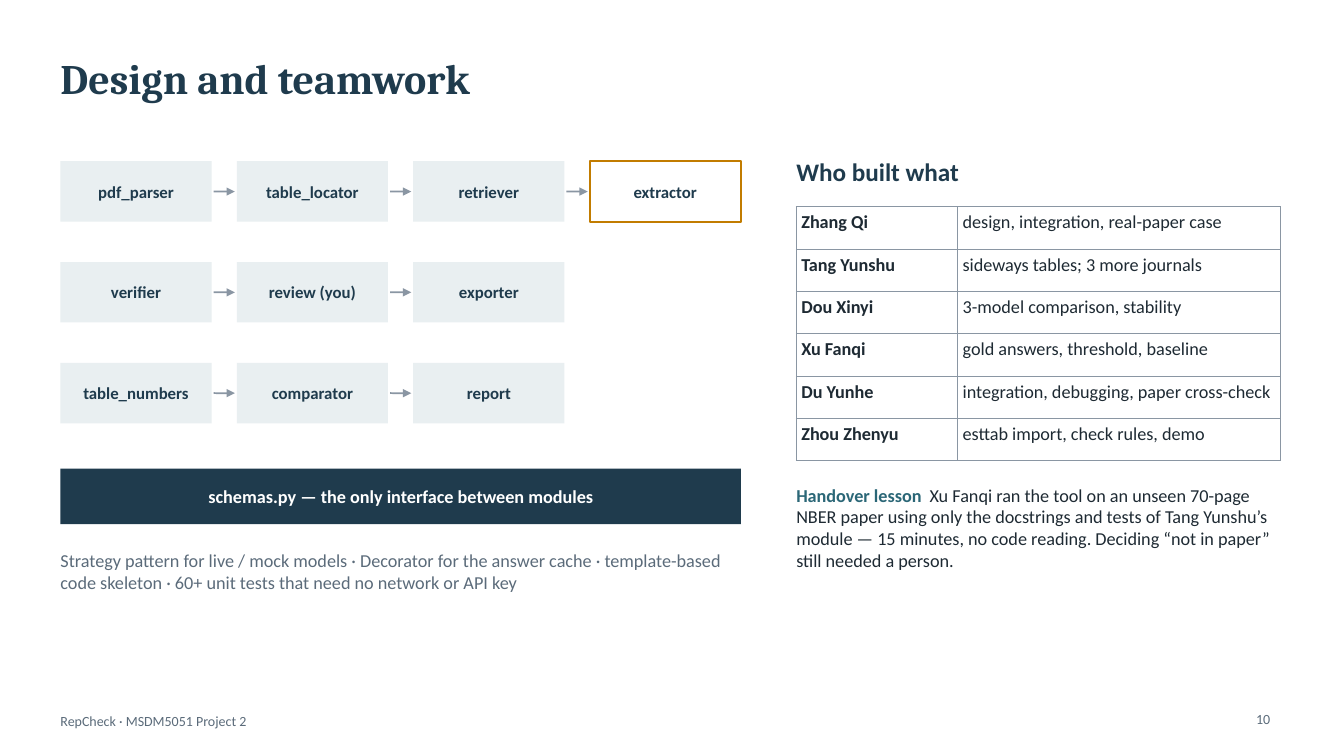
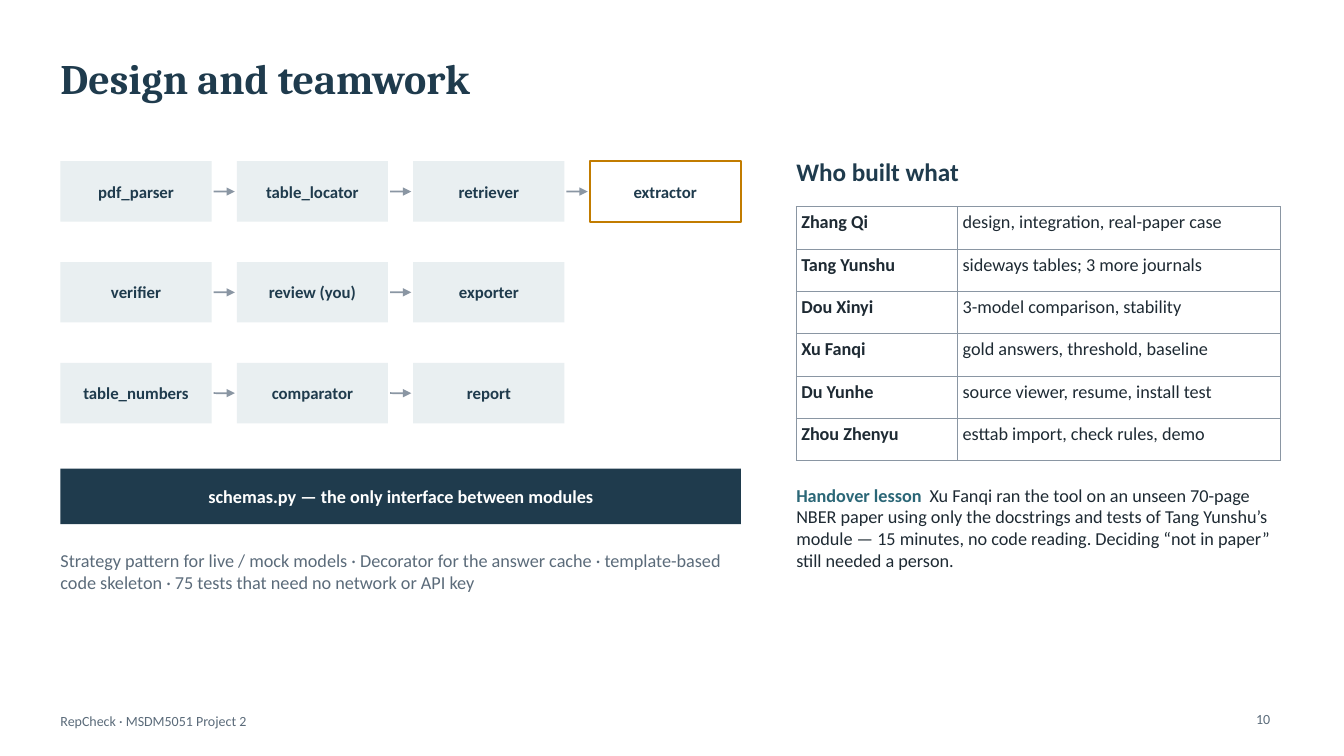
Before and after one commit to ZQ-77777/repcheck, a slide deck: slide 10 of slides/RepCheck_presentation.pptx. Drawn at 1344x756 pixels with LibreOffice and Linux fonts; fonts in the diff are those of the drawing. Boxes give left, top, right and bottom in pixels: in the first picture for what was removed or moved away, otherwise in the second. Text is boxed around its words. In the diff, an @@ line names an element or a change of style, - is before the commit and + after.

Commit message:
README Windows steps and credits; clean handover log; slides update

```diff
--- a/slides/RepCheck_presentation.pptx
+++ b/slides/RepCheck_presentation.pptx
@@ table at <box>797,207,1280,447</box> @@
-row 5, column 2: integration, debugging, paper cross-check
+row 5, column 2: source viewer, resume, install test
@@ text at <box>60,554,721,592</box>: text changed @@
-Strategy pattern for live / mock models · Decorator for the answer cache · template-based code skeleton · 60+ unit tests that need no network or API key
+Strategy pattern for live / mock models · Decorator for the answer cache · template-based code skeleton · 75 tests that need no network or API key
```
Also in this commit, not shown: 2 other files.
